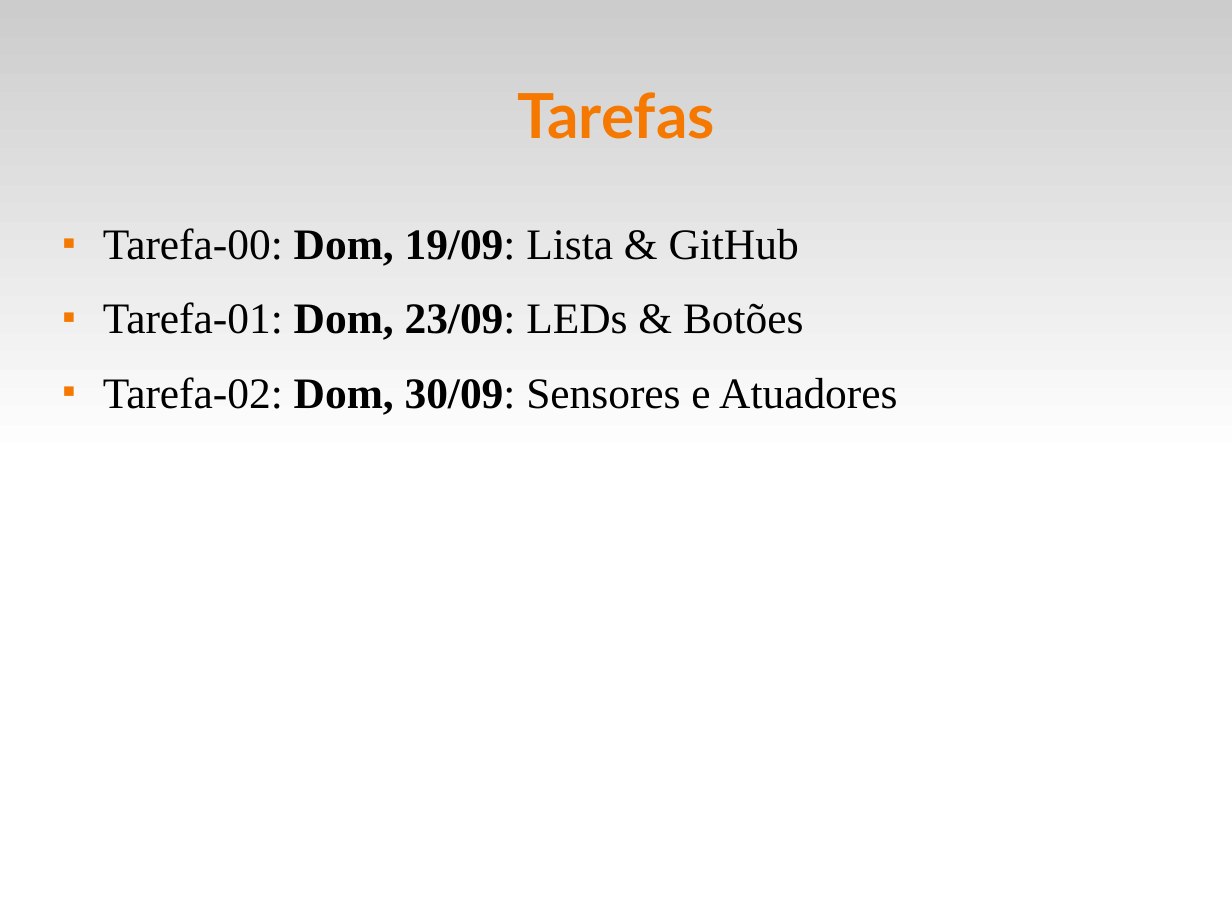
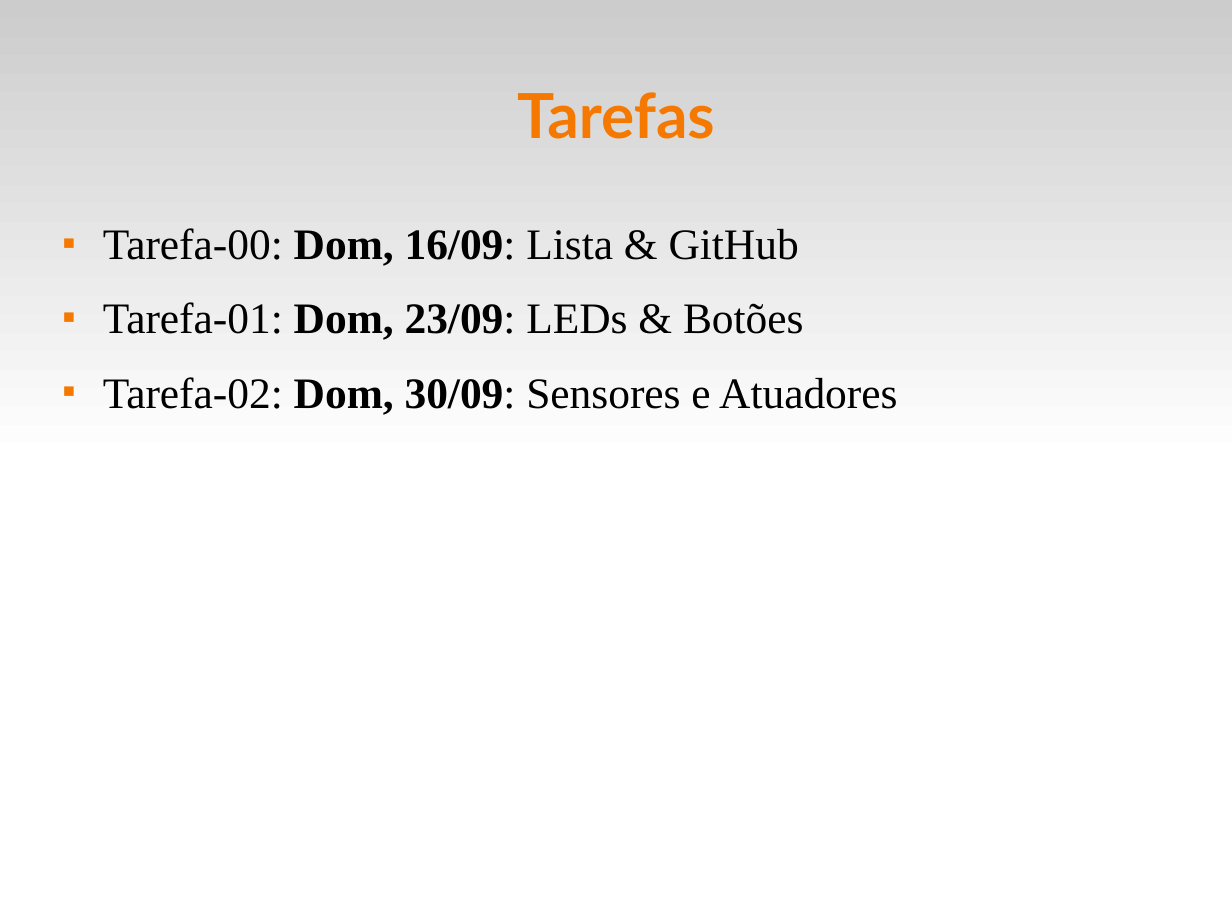
Before and after one commit to fsantanna-uerj/SE, a slide deck: slide 13 of Slides/se-00-intro.odp. Drawn at 1232x924 pixels with LibreOffice and Linux fonts; fonts in the diff are those of the drawing. Boxes give left, top, right and bottom in pixels: in the first picture for what was removed or moved away, otherwise in the second. Text is boxed around its words. In the diff, an @@ line names an element or a change of style, - is before the commit and + after.

```diff
--- a/Slides/se-00-intro.odp
+++ b/Slides/se-00-intro.odp
@@ text at (103, 228, 799, 266): text changed @@
-■ Tarefa-00: Dom, 19/09: Lista & GitHub
+■ Tarefa-00: Dom, 16/09: Lista & GitHub
```
Also in this commit, not shown: 1 other file.
